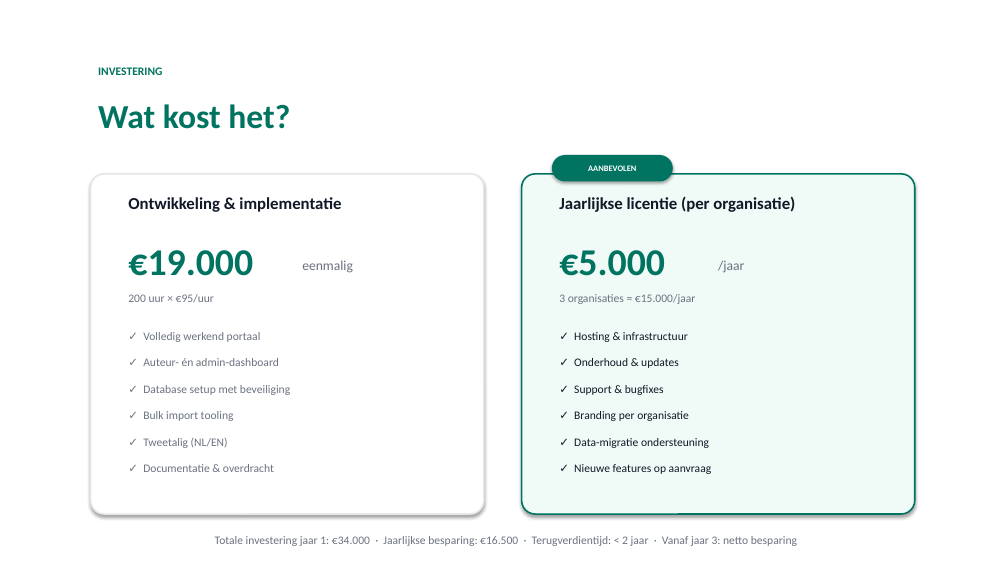
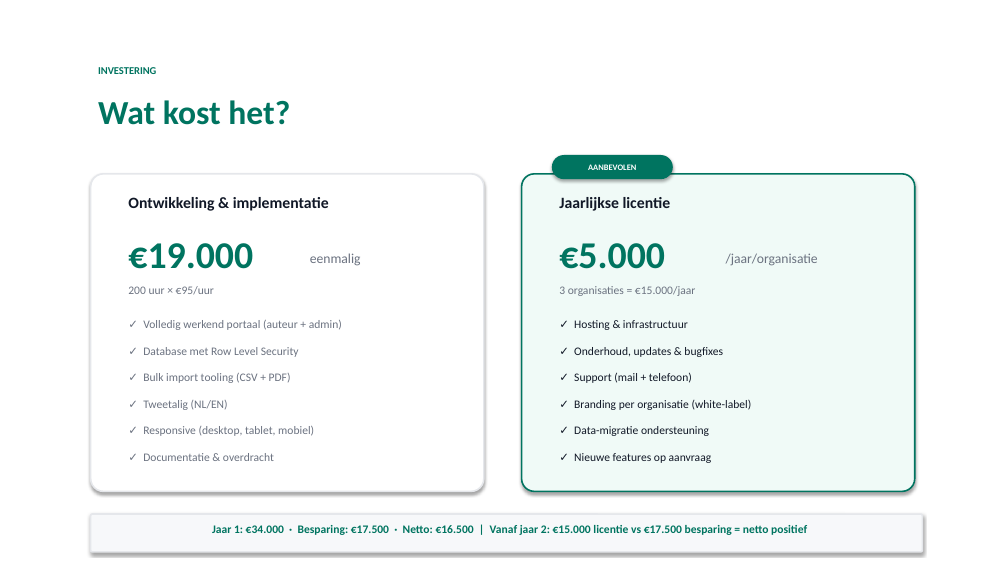
Before and after one commit to SingaporeCity/Royaltyportaal, a slide deck: slide 10 of pitch/Auteursportaal_Pitch.pptx (slide 8 before the commit). Drawn at 1008x567 pixels with LibreOffice and Linux fonts; fonts in the diff are those of the drawing. Boxes give left, top, right and bottom in pixels: in the first picture for what was removed or moved away, otherwise in the second. Text is boxed around its words. In the diff, an @@ line names an element or a change of style, - is before the commit and + after.

```diff
--- a/pitch/Auteursportaal_Pitch.pptx
+++ b/pitch/Auteursportaal_Pitch.pptx
@@ text "INVESTERING" at [98,67,156,74]: size 11 to 10 pt @@
@@ text "Wat kost het?": place and size @@
-text "Wat kost het?" at [98,104,290,129]
+text "Wat kost het?" at [98,100,290,125]
@@ rounded rectangle: place and size @@
-rounded rectangle at [91,174,484,514]
+rounded rectangle at [91,174,484,492]
@@ rounded rectangle: place and size @@
-rounded rectangle at [522,174,915,514]
+rounded rectangle at [522,174,915,492]
@@ text "Ontwikkeling & implementatie" at [128,197,329,211]: size 16 to 15 pt @@
@@ text at [559,197,671,211]: text changed; size 16 to 15 pt @@
-Jaarlijkse licentie (per organisatie)
+Jaarlijkse licentie
@@ text "€19.000": place and size @@
-text "€19.000" at [128,250,253,276]
+text "€19.000" at [128,243,253,269]
@@ text "€5.000": place and size @@
-text "€5.000" at [559,250,665,276]
+text "€5.000" at [559,243,665,269]
@@ text "eenmalig": place and size @@
-text "eenmalig" at [302,260,353,273]
+text "eenmalig" at [310,253,361,266]
@@ text at [726,253,818,266]: text changed @@
-/jaar
+/jaar/organisatie
@@ text "200 uur × €95/uur": place and size @@
-text "200 uur × €95/uur" at [128,294,214,303]
+text "200 uur × €95/uur" at [128,286,214,295]
@@ text "3 organisaties = €15.000/jaar": place and size @@
-text "3 organisaties = €15.000/jaar" at [559,294,695,304]
+text "3 organisaties = €15.000/jaar" at [559,286,695,296]
@@ text at [143,320,342,330]: text changed @@
-✓ Volledig werkend portaal
+✓ Volledig werkend portaal (auteur + admin)
@@ text at [143,347,299,357]: text changed @@
-✓ Database setup met beveiliging
+✓ Database met Row Level Security
@@ text removed at [143,358,279,366] @@
-✓ Auteur- én admin-dashboard
@@ text at [574,347,723,357]: text changed @@
-✓ Onderhoud & updates
+✓ Onderhoud, updates & bugfixes
@@ text at [143,373,291,383]: text changed @@
-✓ Bulk import tooling
+✓ Bulk import tooling (CSV + PDF)
@@ text at [574,372,692,383]: text changed @@
-✓ Support & bugfixes
+✓ Support (mail + telefoon)
@@ text "✓ Tweetalig (NL/EN)": place and size @@
-text "✓ Tweetalig (NL/EN)" at [143,438,228,448]
+text "✓ Tweetalig (NL/EN)" at [143,400,228,410]
@@ text at [574,399,752,410]: text changed @@
-✓ Branding per organisatie
+✓ Branding per organisatie (white-label)
@@ text added at [143,426,314,436], 11 pt, text #6B7280 @@
+✓ Responsive (desktop, tablet, mobiel)
@@ 4 texts: place and size @@
-4 texts at [143,332,712,474]
+4 texts at [143,320,712,463]
@@ rounded rectangle added at [91,514,923,552], fill #F7F8FA, outline #E5E7EB 1.5 pt @@
@@ text at [212,525,807,535]: text changed; text colour #6B7280 to #007460; bold on @@
-Totale investering jaar 1: €34.000 · Jaarlijkse besparing: €16.500 · Terugverdientijd: < 2 jaar · Vanaf jaar 3: netto besparing
+Jaar 1: €34.000 · Besparing: €17.500 · Netto: €16.500 | Vanaf jaar 2: €15.000 licentie vs €17.500 besparing = netto positief
```
Also in this commit, not shown: 4 other slides changed, 8 slides added, 4 slides removed, 1 other file.
